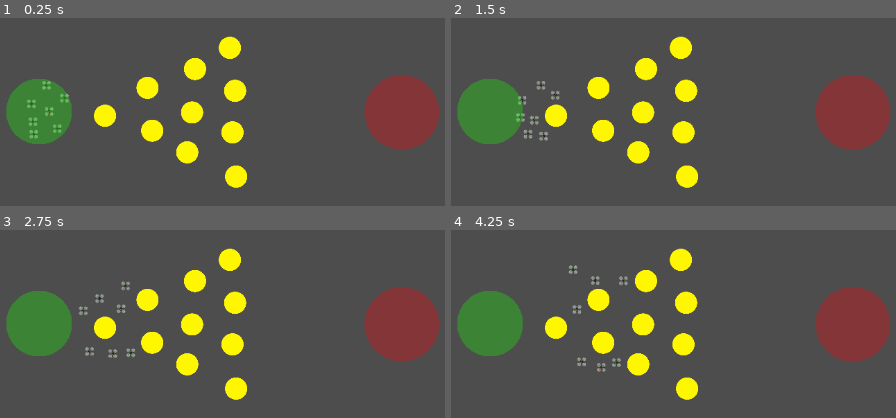
Above: before the commit, frames 1-4 (two rows, left to right).
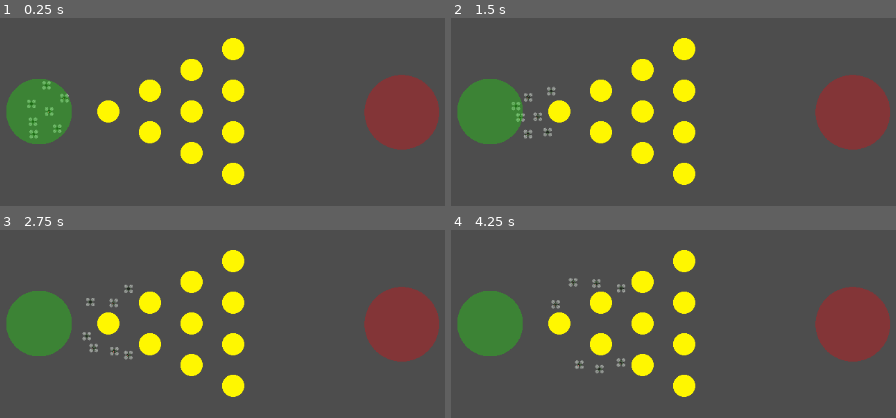
Above: after the commit, the same moments.

Repository: MRRP-lab/cluttered-navigation
Game: Godot game, scene res://scenes/field.tscn
Same seed, same stepped clock (60 frames per second), same inputs: the game is played once before the commit and once after it.
Inputs:
- Up to frame 1 (0.25 s): no input
- Up to frame 2 (1.5 s): tap Enter at 0.5 s
- Up to frame 3 (2.75 s): no input
- Up to frame 4 (4.25 s): no input

The runs differ from the first frame. In frame 1, 2.1% of the frame differs, in the area x 21-56%, y 9-91%; in frame 2, 2.6%; in frame 3, 2.9%, in the area x 17-56%, y 9-91%; in frame 4, 2.9%.

Commit message:
Add more documentation to obstacle gen

Diff:
--- a/pinko-drones/scenes/Initialize.gd
+++ b/pinko-drones/scenes/Initialize.gd
@@ -7,8 +7,8 @@
 @export var obstacle_width := 4  ## Number of obstacles along the y-axis of the field. If triangular, the width of the base
 @export var obstacle_depth := 4  ## Number of obstacles along the x-axis of the field. If triangular, this is ignored
 @export var obstacle_spacing := 60  ## Spacing in pixels between obstacles
-@export_range(0, 100, 1, "suffix:%") var obstacle_randomization: float  ## Degree of randomization. Higher value -> larger randomization offset
-@export var obstacle_scale := 1.0
+@export_range(0, 100, 1, "suffix:%") var obstacle_randomization: float  ## Maximum randomization offset, where 100% is the maximum range between obstacles without collisions
+@export var obstacle_scale := 1.0  ## Scale of the obstacle image and collision circle
 
 @export_group("Drone Properties")
 @export var droneNum: int
@@ -20,7 +20,7 @@
 @export var obstacles: Node2D
 @export var drones: Node2D
 
-const OBSTACLE_SIZE = 32
+const OBSTACLE_SIZE = 32  # size in pixels of the obstacle image
 
 # Optionally initialize the board.
 func _ready() -> void:
@@ -61,10 +61,7 @@
 			new_obstacle.position.y = start_point.y + (col * obstacle_spacing) - (row * obstacle_spacing / 2)
 			new_obstacle.apply_scale(Vector2(obstacle_scale, obstacle_scale))
 
-			# Randomize the position:
-			var max_rand_offset = ((obstacle_spacing / 2) - (obstacle_scale * OBSTACLE_SIZE) / 2) * (obstacle_randomization / 100)
-			var rand_vector = Vector2(max_rand_offset * randf_range(-1, 1), max_rand_offset * randf_range(-1, 1))
-			new_obstacle.position += rand_vector
+			new_obstacle.position += randomize_position()
 
 			obstacles.add_child(new_obstacle)
 
@@ -87,9 +84,12 @@
 			new_obstacle.position.y = start_point.y + (col * obstacle_spacing) - (width * obstacle_spacing) / 2 + (obstacle_spacing / 2)
 			new_obstacle.apply_scale(Vector2(obstacle_scale, obstacle_scale))
 
-			# Randomize the position:
-			var max_rand_offset = ((obstacle_spacing / 2) - (obstacle_scale * OBSTACLE_SIZE) / 2) * (obstacle_randomization / 100)
-			var rand_vector = Vector2(max_rand_offset * randf_range(-1, 1), max_rand_offset * randf_range(-1, 1))
-			new_obstacle.position += rand_vector
+			new_obstacle.position += randomize_position()
 
 			obstacles.add_child(new_obstacle)
+
+## Returns the randomization offset vector, accounting for max spacing.
+func randomize_position() -> Vector2:
+	var max_rand_offset = ((obstacle_spacing / 2) - (obstacle_scale * OBSTACLE_SIZE) / 2) * (obstacle_randomization / 100)
+	var rand_vector = Vector2(max_rand_offset * randf_range(-1, 1), max_rand_offset * randf_range(-1, 1))
+	return rand_vector
--- a/pinko-drones/scenes/field.tscn
+++ b/pinko-drones/scenes/field.tscn
@@ -13,7 +13,6 @@
 
 [node name="Simulator" type="Node2D" node_paths=PackedStringArray("start", "end", "obstacles", "drones")]
 script = ExtResource("1_pn4dk")
-obstacle_randomization = 50.0
 droneNum = 7
 start = NodePath("Start")
 end = NodePath("End")
